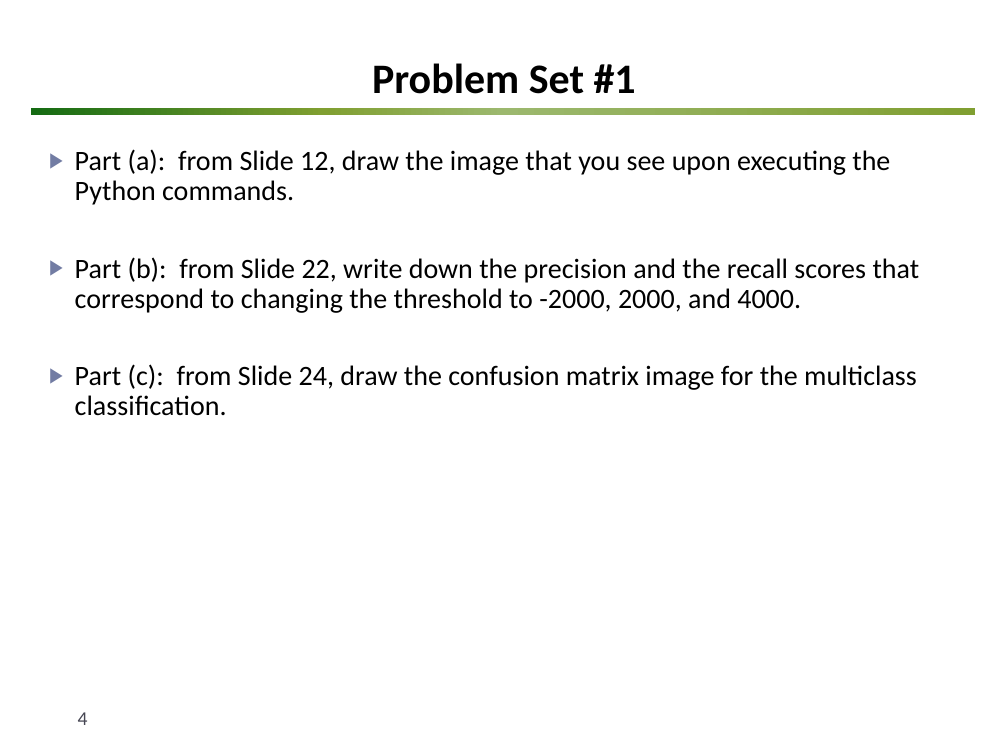
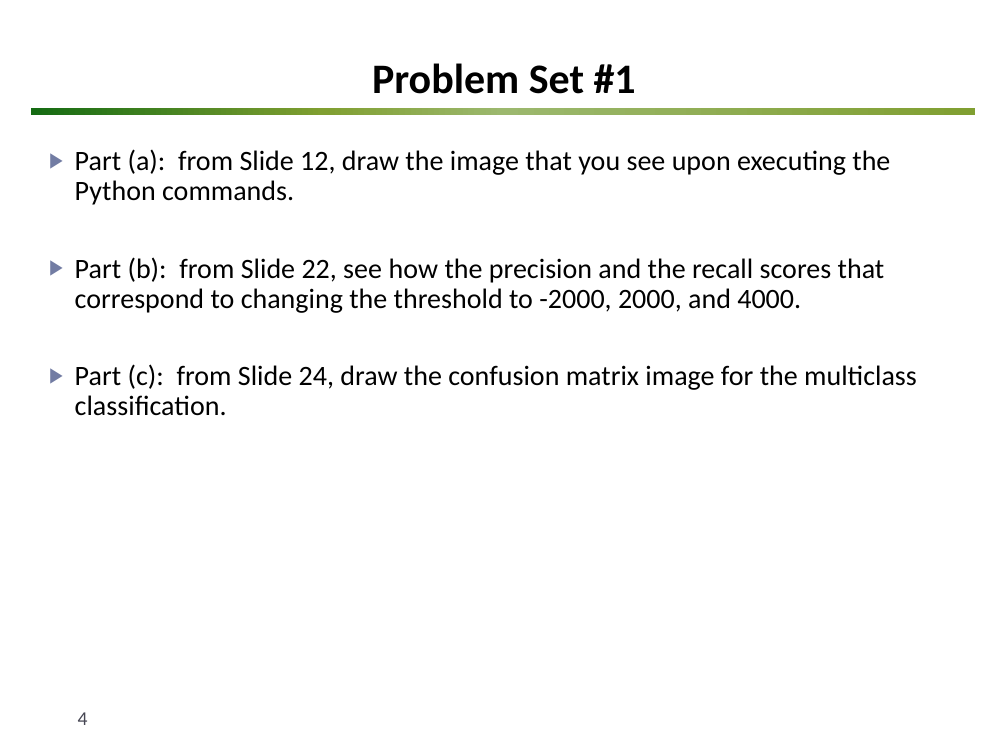
Before and after one commit to matphyscope/20220808_Lecture, a slide deck: slide 4 of lecture_ppts/Problem Set #1.pptx. Drawn at 1008x756 pixels with LibreOffice and Linux fonts; fonts in the diff are those of the drawing; background and template pictures are left out. Boxes give left, top, right and bottom in pixels: in the first picture for what was removed or moved away, otherwise in the second. Text is boxed around its words. In the diff, an @@ line names an element or a change of style, - is before the commit and + after.

Commit message:
added Problem set2

```diff
--- a/lecture_ppts/Problem Set #1.pptx
+++ b/lecture_ppts/Problem Set #1.pptx
@@ text at (75, 257, 885, 313): text changed @@
-▶ Part (b): from Slide 22, write down the precision and the recall scores that correspond to changing the threshold to -2000, 2000, and 4000.
+▶ Part (b): from Slide 22, see how the precision and the recall scores that correspond to changing the threshold to -2000, 2000, and 4000.
```
Also in this commit, not shown: 2 other slides changed, 10 other files.
